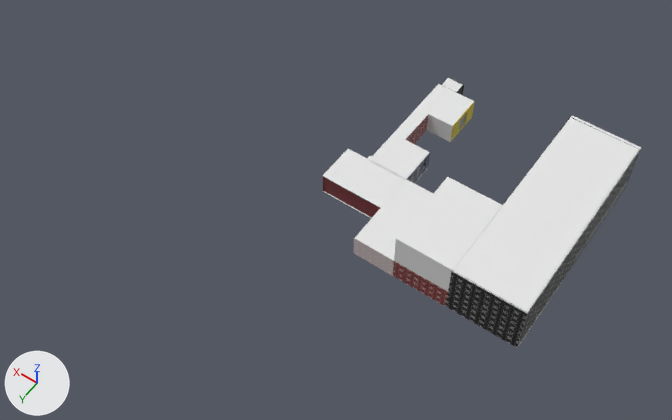
One commit to the Blender file Assets/Resources/LevelFiles/level1_mainFloor.blend: the scene before it, then after it.
Rendered twice from a 50 mm camera at (-54.2, 119.2, 149.7) aimed at (12.5, 25.8, 2.9). Arrows for +X, +Y and +Z are at lower left; the lights stay in place.

Names of what the first picture shows: 'bathroom.001', 'daisyRoom.001', 'pianoRoomBackWall', 'pianoRoomDownstairs.001', 'pianoRoomLongWall', 'robinsRoom.001', 'robinsRoomSideWall', 'teaRoom.001', 'yidelRoom.001', 'yidelRoomBackWall'.
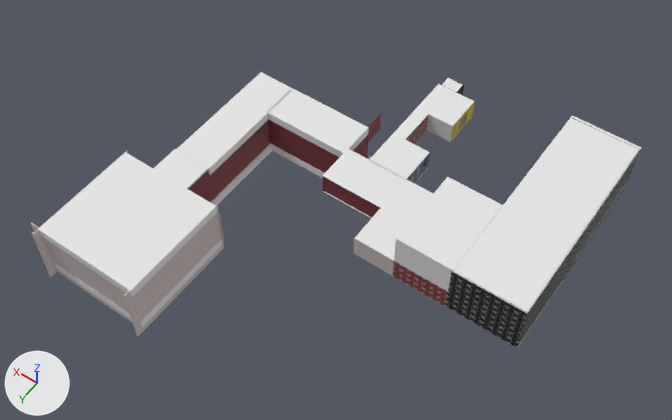
Pixel boxes (x1, y1, x2, y2) of what changed, in the pictures (672 x 420 px):
'bathroom.002', added
    after: (38, 152, 217, 297)
'robinsRoom.005', added
    after: (176, 72, 293, 175)
'robinsRoom.002', added
    after: (267, 89, 369, 157)
'robinsBathroomBackWall.002', added
    after: (124, 204, 224, 337)
'robinsRoomBackwall.009', added (brown)
    after: (188, 120, 270, 202)
'robinsBathroomBackWall.003', added
    after: (31, 222, 132, 322)
'robinsRoomSideWall.002', added (brown)
    after: (268, 119, 340, 173)
'robinsRoom.006', added
    after: (153, 149, 208, 189)
'robinsRoom.007', added
    after: (53, 240, 222, 327)
'robinsRoom.004', added
    after: (210, 144, 272, 205)
'robinsBathroomBackWall.001', added
    after: (32, 151, 128, 277)
'robinsRoom.003', added
    after: (269, 143, 324, 178)
'robinsRoomSideWall.009', added
    after: (353, 113, 381, 153)
'robinsBathroomEntranceWall.001', added
    after: (217, 212, 224, 241)
'robinsRoomExitWall.001', added
    after: (358, 144, 367, 158)

Patch to the scene script:
```diff
--- a/Assets/Resources/LevelFiles/level1_mainFloor.blend.py
+++ b/Assets/Resources/LevelFiles/level1_mainFloor.blend.py
@@ ob_robinsroomentrancewall_001 @@
+ob_robinsroomentrancewall_001 = bpy.data.objects.new('robinsRoomEntranceWall.001', me_cube_041)  # 462 vertices, 461 faces; spans x -7.8..69.3, y -1.0..1.0, z -6.9..15.0; in mat_wallpaper4_1_png (picture img_wallpaper4_1_png)
+ob_robinsroomentrancewall_001.location = (20.8, 6.6, -0.4)
+ob_robinsroomentrancewall_001.rotation_euler = (0.0, 0.0, -6.283)  # degrees (0, 0, -360)
+ob_robinsroomentrancewall_001.scale = (0.37, 0.037, 0.37)
@@ ob_robinsroom_002 @@
+ob_robinsroom_002 = bpy.data.objects.new('robinsRoom.002', me_cube_012.copy())  # the mesh of ob_bathroom_001
+ob_robinsroom_002.location = (27.9, 11.0, 5.8)
+ob_robinsroom_002.scale = (10.0, 4.44, 1.0)
@@ ob_robinsroom_003 @@
+ob_robinsroom_003 = bpy.data.objects.new('robinsRoom.003', me_cube_004.copy())  # the mesh of ob_robinsroom
+ob_robinsroom_003.location = (32.4, 11.0, -3.9)
+ob_robinsroom_003.scale = (15.0, 4.44, 1.0)
@@ ob_robinsroomexitwall_001 @@
+ob_robinsroomexitwall_001 = bpy.data.objects.new('robinsRoomExitWall.001', me_cube_035.copy())  # the mesh of ob_robinsroomexitwall
+ob_robinsroomexitwall_001.location = (18.0, 12.4, -0.4)
+ob_robinsroomexitwall_001.rotation_euler = (0.0, 0.0, -7.854)  # degrees (0, 0, 270)
+ob_robinsroomexitwall_001.scale = (0.37, 0.037, 0.37)
@@ ob_robinsroom_004 @@
+ob_robinsroom_004 = bpy.data.objects.new('robinsRoom.004', me_cube_004.copy())  # the mesh of ob_robinsroom
+ob_robinsroom_004.location = (41.9, 28.5, -4.3)
+ob_robinsroom_004.rotation_euler = (0.0, 0.0, 1.571)  # degrees (0, 0, 90)
+ob_robinsroom_004.scale = (14.0, 4.44, 1.0)
@@ ob_robinsroom_005 @@
+ob_robinsroom_005 = bpy.data.objects.new('robinsRoom.005', me_cube_012.copy())  # the mesh of ob_bathroom_001
+ob_robinsroom_005.location = (42.0, 20.6, 5.8)
+ob_robinsroom_005.rotation_euler = (0.0, 0.0, 1.571)  # degrees (0, 0, 90)
+ob_robinsroom_005.scale = (14.0, 4.44, 1.0)
@@ ob_robinsroomsidewall_002 @@
+ob_robinsroomsidewall_002 = bpy.data.objects.new('robinsRoomSideWall.002', me_cube_064)  # 272 vertices, 270 faces; spans x -16.6..37.8, y -1.0..1.0, z -6.7..15.3; in mat_wallpaper4_1_png (picture img_wallpaper4_1_png)
+ob_robinsroomsidewall_002.location = (31.8, 15.3, -0.6)
+ob_robinsroomsidewall_002.rotation_euler = (0.0, 0.0, -3.142)  # degrees (0, 0, -180)
+ob_robinsroomsidewall_002.scale = (0.37, 0.037, 0.37)
@@ ob_robinsroomsidewall_009 @@
+ob_robinsroomsidewall_009 = bpy.data.objects.new('robinsRoomSideWall.009', me_cube_034.copy())  # the mesh of ob_robinsroomsidewall
+ob_robinsroomsidewall_009.location = (18.1, 7.7, 4.3)
+ob_robinsroomsidewall_009.rotation_euler = (0.0, 0.0, 1.571)  # degrees (0, 0, 90)
+ob_robinsroomsidewall_009.scale = (0.37, 0.037, 0.37)
@@ ob_robinsroombackwall_009 @@
+ob_robinsroombackwall_009 = bpy.data.objects.new('robinsRoomBackwall.009', me_cube_080)  # 360 vertices, 358 faces; spans x -50.9..19.8, y -10.3..-8.3, z -15.3..12.2; in mat_wallpaper4_1_png (picture img_wallpaper4_1_png)
+ob_robinsroombackwall_009.location = (38.3, 22.7, 1.9)
+ob_robinsroombackwall_009.rotation_euler = (0.0, 0.0, -1.571)  # degrees (0, 0, -90)
+ob_robinsroombackwall_009.scale = (0.37, 0.037, 0.37)
@@ ob_robinsroom_006 @@
+ob_robinsroom_006 = bpy.data.objects.new('robinsRoom.006', me_cube_012.copy())  # the mesh of ob_bathroom_001
+ob_robinsroom_006.location = (42.4, 38.0, 5.8)
+ob_robinsroom_006.rotation_euler = (0.0, 0.0, 1.571)  # degrees (0, 0, 90)
+ob_robinsroom_006.scale = (3.5, 4.44, 1.0)
@@ ob_robinsroom_007 @@
+ob_robinsroom_007 = bpy.data.objects.new('robinsRoom.007', me_cube_087)  # 87 vertices, 72 faces; spans x -0.98..1.0, y -1.0..1.0, z -1.0..1.0; in mat_material (its picture is missing)
+ob_robinsroom_007.location = (41.9, 53.4, -4.3)
+ob_robinsroom_007.rotation_euler = (0.0, 0.0, 1.571)  # degrees (0, 0, 90)
+ob_robinsroom_007.scale = (12.0, 12.0, 1.0)
@@ ob_robinsbathroombackwall_001 @@
+ob_robinsbathroombackwall_001 = bpy.data.objects.new('robinsBathroomBackWall.001', me_cube_090)  # 418 vertices, 416 faces; spans x -46.1..24.0, y -2.9..2.9, z -15.9..23.1; in mat_wallpaper5_0_png (picture img_wallpaper5_0_png)
+ob_robinsbathroombackwall_001.location = (53.7, 58.1, -0.8)
+ob_robinsbathroombackwall_001.rotation_euler = (0.0, 0.0, 1.571)  # degrees (0, 0, 90)
+ob_robinsbathroombackwall_001.scale = (0.37, 0.037, 0.37)
@@ ob_robinsbathroomentrancewall_001 @@
+ob_robinsbathroomentrancewall_001 = bpy.data.objects.new('robinsBathroomEntranceWall.001', me_cube_108)  # 446 vertices, 408 faces; spans x -32.2..33.5, y -1.0..1.0, z -6.9..18.0; in mat_wallpaper5_0_png (picture img_wallpaper5_0_png)
+ob_robinsbathroomentrancewall_001.location = (41.0, 41.5, -0.9)
+ob_robinsbathroomentrancewall_001.scale = (0.37, 0.037, 0.37)
@@ ob_bathroom_002 @@
+ob_bathroom_002 = bpy.data.objects.new('bathroom.002', me_cube_012.copy())  # the mesh of ob_bathroom_001
+ob_bathroom_002.location = (41.7, 53.5, 6.7)
+ob_bathroom_002.rotation_euler = (0.0, 0.0, -1.571)  # degrees (0, 0, -90)
+ob_bathroom_002.scale = (12.0, 12.0, 1.0)
@@ ob_robinsbathroombackwall_002 @@
+ob_robinsbathroombackwall_002 = bpy.data.objects.new('robinsBathroomBackWall.002', me_cube_090.copy())
+ob_robinsbathroombackwall_002.location = (30.0, 58.1, -0.8)
+ob_robinsbathroombackwall_002.rotation_euler = (0.0, 0.0, 1.571)  # degrees (0, 0, 90)
+ob_robinsbathroombackwall_002.scale = (0.37, 0.037, 0.37)
@@ ob_robinsbathroombackwall_003 @@
+ob_robinsbathroombackwall_003 = bpy.data.objects.new('robinsBathroomBackWall.003', me_cube_090.copy())
+ob_robinsbathroombackwall_003.location = (47.1, 65.2, -0.8)
+ob_robinsbathroombackwall_003.scale = (0.37, 0.037, 0.37)
```
